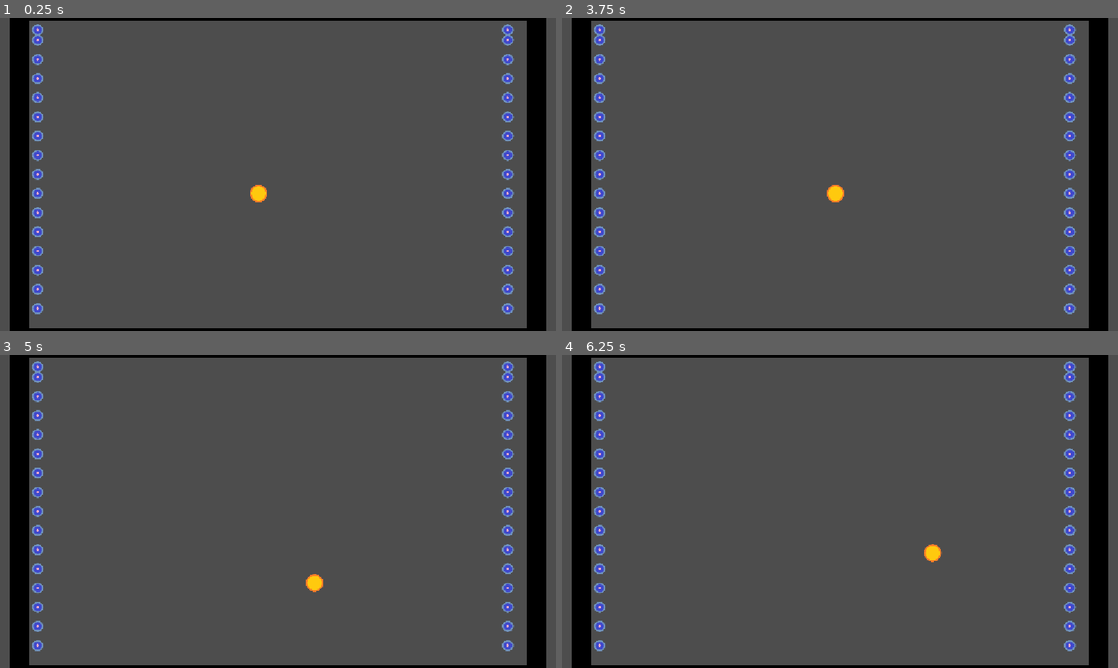
Above: before the commit, frames 1-4 (two rows, left to right).
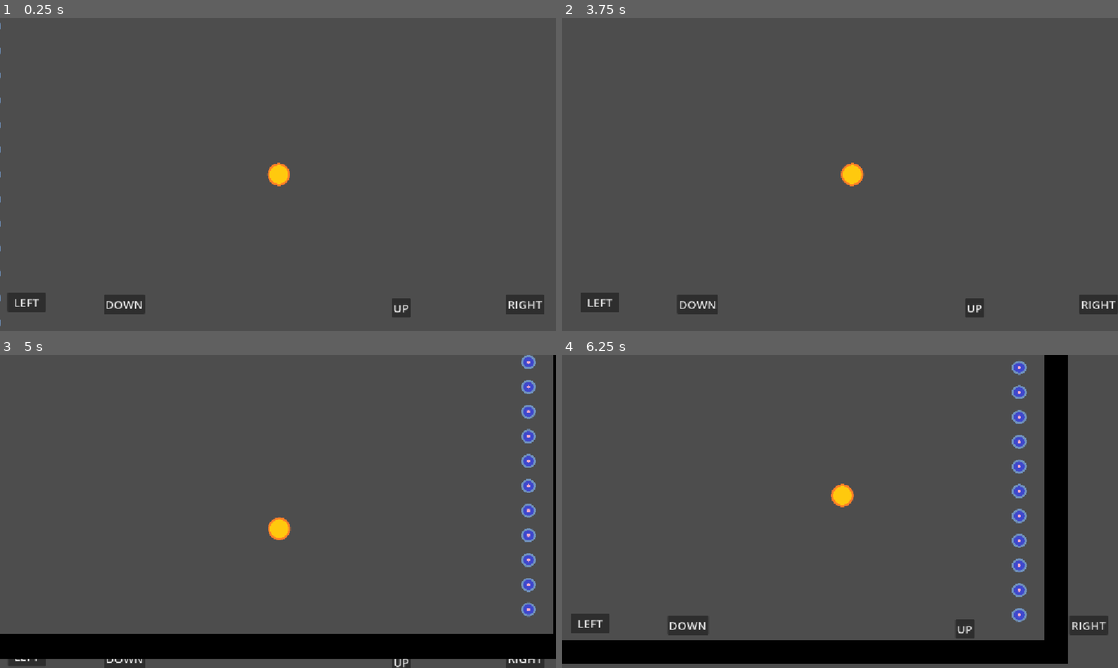
Above: after the commit, the same moments.

Repository: tokarotik/2d-game-test-ai
Game: Godot game, scene res://scenes/main/main.tscn
Two runs of this game, one before a commit and one after it. Both use one fixed random seed, a clock stepped at 60 frames per second and the inputs below.
Inputs (mouse positions are in pixels of both pictures, inside the frame that each line leads up to):
- Up to frame 1 (0.25 s): no input
- Up to frame 2 (3.75 s): click (962, 309) at 0.5 s, where only the run after the commit has a clickable "UP"; click (684, 302) at 1.25 s, where only the run after the commit has a clickable "DOWN"; click (1084, 302) at 2 s, where only the run after the commit has a clickable "RIGHT"; click (589, 302) at 2.75 s, where only the run after the commit has a clickable "LEFT"; tap Enter at 3.5 s; hold D (right) from 3.53 s (still down)
- Up to frame 3 (5 s): release D (right) at 4.28 s; hold S (down) from 4.28 s (still down)
- Up to frame 4 (6.25 s): release S (down) at 5.03 s; hold D (right) 5.03-5.78 s; hold W (up) from 5.78 s (still down)

The runs differ from the first frame. In frame 1, 12% of the frame differs, in the area x 0-99%, y 0-100%; in frame 2, 12%; in frame 3, 19%; in frame 4, 23%.

Commit message:
added ui

Diff:
--- a/scenes/livers/player/player.gd
+++ b/scenes/livers/player/player.gd
@@ -1,20 +1,44 @@
 extends "res://scenes/livers/_base/_base.gd"
 
 @onready var camera = $Camera2D
+@onready var ui = $Camera2D/Control
+@onready var buttons_x = [$Camera2D/Control/left, $Camera2D/Control/right]
+@onready var buttons_y = [$Camera2D/Control/up, $Camera2D/Control/down]
 
 var SPEED = 250
 
+func _ready() -> void:
+	ui.reparent(get_tree().get_root().get_children()[0])
+
 func _process(_e) -> void:
-	var input = Vector2.ZERO
-	input.x = Input.get_axis("left", "right")
-	input.y = Input.get_axis("up", "down")
+	var input = get_keyboard_input()
+	if input == Vector2.ZERO:
+		input = get_buttons_input()
 
 	var vel = input * SPEED
 	velocity = vel
 	move_and_slide()
 
+	ui.position = global_position - (ui.get_rect().size / 2)
+
 func set_camera_borders(level_rect: Rect2) -> void:
+	return
 	camera.limit_left = level_rect.position.x
 	camera.limit_top = level_rect.position.y
 	camera.limit_right = level_rect.position.x + level_rect.size.x
 	camera.limit_bottom = level_rect.position.y + level_rect.size.y
+
+func get_keyboard_input() -> Vector2:
+	var input = Vector2.ZERO
+	input.x = Input.get_axis("left", "right")
+	input.y = Input.get_axis("up", "down")
+	return input
+
+func get_buttons_input() -> Vector2:
+	var input = Vector2.ZERO
+	input.x = get_buttons_axis(buttons_x[0], buttons_x[1])
+	input.y = get_buttons_axis(buttons_y[0], buttons_y[1])
+	return input
+
+func get_buttons_axis(button2: Button, button1: Button):
+	return type_convert(button1.button_pressed, TYPE_INT) - type_convert(button2.button_pressed, TYPE_INT)
--- a/scenes/livers/player/player.tscn
+++ b/scenes/livers/player/player.tscn
@@ -11,6 +11,66 @@
 texture = ExtResource("3_jipv1")
 
 [node name="Camera2D" type="Camera2D" parent="." index="2"]
-zoom = Vector2(0.62, 0.62)
+position = Vector2(-2, 0)
+zoom = Vector2(0.8, 0.8)
 position_smoothing_enabled = true
 editor_draw_drag_margin = true
+
+[node name="Control" type="Control" parent="Camera2D" index="0"]
+layout_mode = 3
+anchors_preset = 0
+offset_left = -724.0
+offset_top = -538.0
+offset_right = 723.0
+offset_bottom = 520.0
+
+[node name="up" type="Button" parent="Camera2D/Control" index="0"]
+layout_mode = 1
+anchors_preset = -1
+anchor_right = 0.016
+anchor_bottom = 0.029
+offset_left = 1016.0
+offset_top = 849.0
+offset_right = 1041.85
+offset_bottom = 868.318
+theme_override_font_sizes/font_size = 30
+text = "UP"
+
+[node name="down" type="Button" parent="Camera2D/Control" index="1"]
+layout_mode = 1
+anchors_preset = -1
+anchor_right = 0.016
+anchor_bottom = 0.029
+offset_left = 270.0
+offset_top = 840.0
+offset_right = 346.128
+offset_bottom = 859.318
+theme_override_font_sizes/font_size = 30
+text = "DOWN
+"
+
+[node name="right" type="Button" parent="Camera2D/Control" index="2"]
+layout_mode = 1
+anchors_preset = -1
+anchor_right = 0.016
+anchor_bottom = 0.029
+offset_left = 1311.0
+offset_top = 840.0
+offset_right = 1387.13
+offset_bottom = 859.318
+theme_override_font_sizes/font_size = 30
+text = "RIGHT
+"
+
+[node name="left" type="Button" parent="Camera2D/Control" index="3"]
+layout_mode = 1
+anchors_preset = -1
+anchor_right = 0.016
+anchor_bottom = 0.029
+offset_left = 20.0
+offset_top = 835.0
+offset_right = 96.128
+offset_bottom = 854.318
+theme_override_font_sizes/font_size = 30
+text = "LEFT
+"
--- a/scenes/main/main.gd
+++ b/scenes/main/main.gd
@@ -2,5 +2,6 @@
 
 
 func _ready() -> void:
+
 	var camera_border = $camera_border.get_rect()
 	$Map.init(camera_border)
